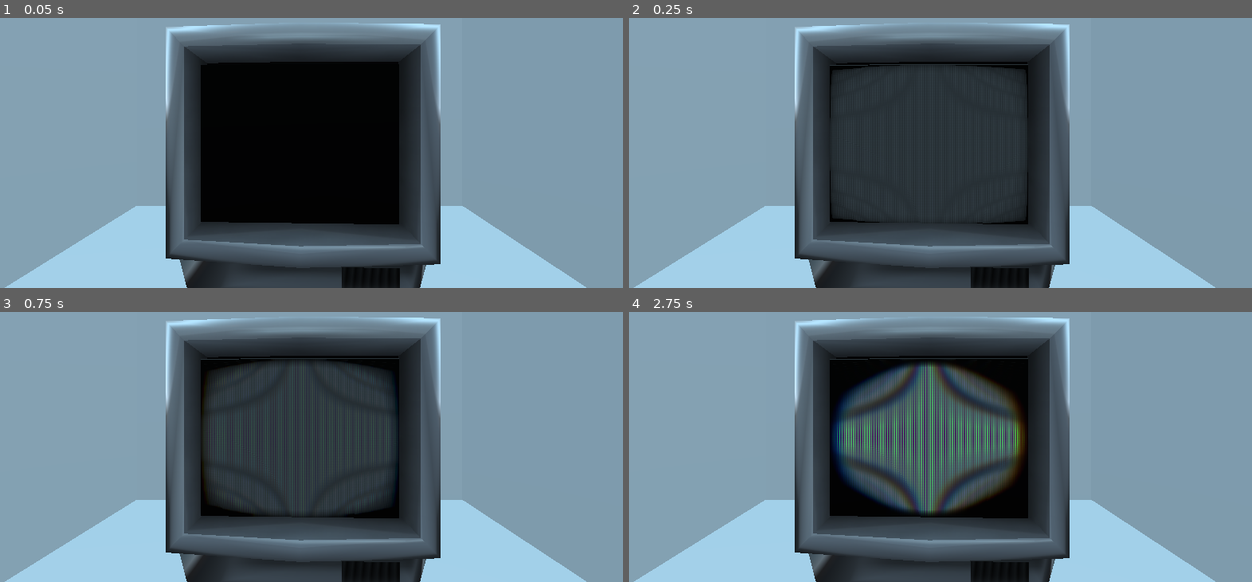
Above: before the commit, frames 1-4 (two rows, left to right).
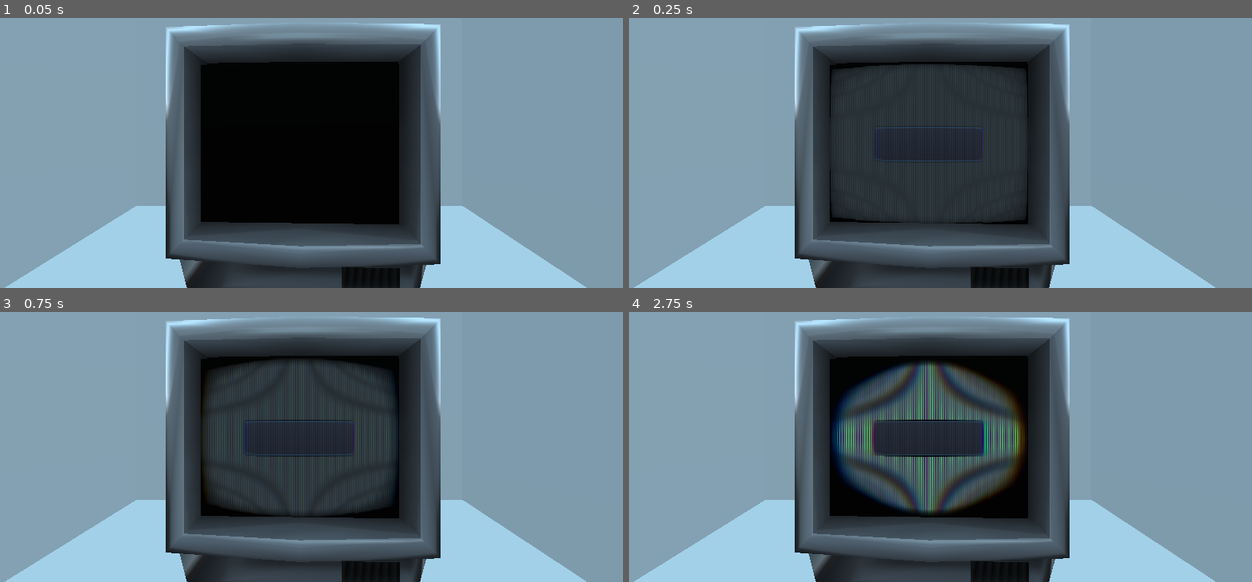
Above: after the commit, the same moments.

Repository: VPJPeltonen/Minijam64
Game: Godot game, scene res://Scenes/Room.tscn
Two runs of this game, one before a commit and one after it. Both use one fixed random seed, a clock stepped at 60 frames per second and the inputs below.
Inputs:
- Up to frame 1 (0.05 s): no input
- Up to frame 2 (0.25 s): no input
- Up to frame 3 (0.75 s): tap A (left) at 0.5 s; hold D (right) from 0.53 s (still down)
- Up to frame 4 (2.75 s): tap A (left) at 1.25 s; release D (right) at 1.28 s; hold A (left) 1.28-2.03 s; hold D (right) from 2.03 s (still down)

Frame 1 is identical in both runs. In frame 2, 0.3% of the frame differs, in the area x 32-65%, y 17-77%; in frame 3, 1.2%; in frame 4, 2.7%, in the area x 32-65%, y 17-75%.

Commit message:
timekeeping and adjustments to kart

Diff:
--- a/Fonts/temp_dynamicfont.tres
+++ b/Fonts/temp_dynamicfont.tres
@@ -3,7 +3,6 @@
 [ext_resource path="res://Fonts/Egyptaxt.ttf" type="DynamicFontData" id=1]
 
 [resource]
-size = 32
 outline_size = 2
 outline_color = Color( 0, 0, 0, 1 )
 font_data = ExtResource( 1 )
--- a/Scenes/VideoGame.tscn
+++ b/Scenes/VideoGame.tscn
@@ -153,8 +153,8 @@
 [node name="Player" type="Spatial" parent="."]
 transform = Transform( 0.0304512, 0, 0.999536, 0, 1, 0, -0.999536, 0, 0.0304512, -70.2505, -0.618116, 6.34651 )
 script = ExtResource( 5 )
-turn_speed = 1.0
-move_speed = 300.0
+turn_speed = 2.0
+move_speed = 750.0
 
 [node name="Cart" type="Spatial" parent="Player"]
 transform = Transform( 1, 0, 0, 0, 1, 0, 0, 0, 1, 0, 1.30351, -12.0787 )
@@ -162,7 +162,8 @@
 [node name="Cart" type="RigidBody" parent="Player/Cart" groups=[
 "Cart",
 ]]
-linear_damp = 1.0
+linear_damp = 2.0
+angular_damp = 1.0
 script = ExtResource( 1 )
 
 [node name="CollisionShape" type="CollisionShape" parent="Player/Cart/Cart"]
@@ -246,15 +247,15 @@
 }
 
 [node name="Title" type="Label" parent="VideoGameUI/UI/GameView/Lap"]
-margin_right = 80.0
-margin_bottom = 36.0
+margin_right = 113.0
+margin_bottom = 19.0
 custom_fonts/font = ExtResource( 8 )
 text = "LAP"
 
 [node name="Amount" type="Label" parent="VideoGameUI/UI/GameView/Lap"]
-margin_top = 40.0
-margin_right = 80.0
-margin_bottom = 76.0
+margin_top = 23.0
+margin_right = 113.0
+margin_bottom = 42.0
 custom_fonts/font = ExtResource( 8 )
 text = "1/3"
 
@@ -269,16 +270,16 @@
 }
 
 [node name="Title" type="Label" parent="VideoGameUI/UI/GameView/Time"]
-margin_right = 137.0
-margin_bottom = 36.0
+margin_right = 200.0
+margin_bottom = 19.0
 custom_fonts/font = ExtResource( 8 )
 text = "Time"
 align = 1
 
 [node name="Amount" type="Label" parent="VideoGameUI/UI/GameView/Time"]
-margin_top = 40.0
-margin_right = 137.0
-margin_bottom = 76.0
+margin_top = 23.0
+margin_right = 200.0
+margin_bottom = 42.0
 custom_fonts/font = ExtResource( 8 )
 text = "1:00:00"
 align = 1
@@ -294,25 +295,54 @@
 
 [node name="Title" type="Label" parent="VideoGameUI/UI/GameView/Position"]
 margin_right = 137.0
-margin_bottom = 36.0
+margin_bottom = 19.0
 custom_fonts/font = ExtResource( 8 )
 text = "Pos"
 align = 2
 
 [node name="Pos" type="Label" parent="VideoGameUI/UI/GameView/Position"]
-margin_top = 40.0
+margin_top = 23.0
 margin_right = 137.0
-margin_bottom = 76.0
+margin_bottom = 42.0
 custom_fonts/font = ExtResource( 8 )
 text = "1st"
 align = 2
 
+[node name="Start" type="Control" parent="VideoGameUI/UI"]
+anchor_right = 1.0
+anchor_bottom = 1.0
+__meta__ = {
+"_edit_use_anchors_": false
+}
+
+[node name="StartButton" type="Button" parent="VideoGameUI/UI/Start"]
+anchor_left = 0.5
+anchor_top = 0.5
+anchor_right = 0.5
+anchor_bottom = 0.5
+margin_left = -86.5
+margin_top = -21.5
+margin_right = 86.5
+margin_bottom = 21.5
+
+[node name="Label" type="Label" parent="VideoGameUI/UI/Start/StartButton"]
+anchor_left = 0.5
+anchor_top = 0.5
+anchor_right = 0.5
+anchor_bottom = 0.5
+margin_left = -88.0
+margin_top = -21.5
+margin_right = 88.0
+margin_bottom = 21.5
+custom_fonts/font = ExtResource( 8 )
+text = "Press A TO START"
+align = 1
+valign = 1
+
 [node name="Shader" type="TextureRect" parent="VideoGameUI"]
 material = SubResource( 11 )
 anchor_right = 1.0
 anchor_bottom = 1.0
-margin_top = 1.33484
-margin_bottom = 1.33484
 texture = ExtResource( 6 )
 expand = true
 __meta__ = {
@@ -322,3 +352,5 @@
 [connection signal="race_finished" from="Player" to="VideoGameUI/UI" method="_on_Player_race_finished"]
 [connection signal="body_entered" from="Player/Cart/Visual/Wheels" to="Player/Cart/Cart" method="_on_Wheels_body_entered"]
 [connection signal="body_exited" from="Player/Cart/Visual/Wheels" to="Player/Cart/Cart" method="_on_Wheels_body_exited"]
+[connection signal="pressed" from="VideoGameUI/UI/Start/StartButton" to="VideoGameUI/UI" method="_on_StartButton_pressed"]
+[connection signal="pressed" from="VideoGameUI/UI/Start/StartButton" to="Player" method="_on_StartButton_pressed"]
--- a/Scripts/Camera.gd
+++ b/Scripts/Camera.gd
@@ -6,5 +6,7 @@
 onready var cart = get_parent().get_node("Cart/Visual")
 
 func _process(delta):
+	if !GAME.race_on:
+		return
 	global_transform.origin = global_transform.origin.linear_interpolate(target.global_transform.origin, camera_speed*delta)#target.global_transform.origin
 	look_at(cart.global_transform.origin,Vector3.UP)
--- a/Scripts/Cart.gd
+++ b/Scripts/Cart.gd
@@ -10,6 +10,8 @@
 
 # Called every frame. 'delta' is the elapsed time since the previous frame.
 func _process(delta):
+	if !GAME.race_on:
+		return
 	var dir = global_transform.origin - target.global_transform.origin
 	if Input.is_action_pressed("accelerate"):
 		if on_road:
--- a/Scripts/CartVisual.gd
+++ b/Scripts/CartVisual.gd
@@ -3,6 +3,8 @@
 var turn_speed = 2.0
 
 func _process(delta):
+	if !GAME.race_on:
+		return
 	if Input.is_action_pressed("left"):
 		rotate_y(delta*turn_speed)
 	if Input.is_action_pressed("right"):
--- a/Scripts/Player.gd
+++ b/Scripts/Player.gd
@@ -33,3 +33,7 @@
 
 func finish_race():
 	emit_signal("race_finished")
+
+
+func _on_StartButton_pressed():
+	pass # Replace with function body.
--- a/Scripts/Singletons/GAME.gd
+++ b/Scripts/Singletons/GAME.gd
@@ -2,3 +2,6 @@
 
 var last_checkpoint = 8
 var Laps = 1
+var race_on = false
+
+var final_time = 0.0
--- a/Scripts/UI.gd
+++ b/Scripts/UI.gd
@@ -1,12 +1,38 @@
 extends Control
 
+var race_time = 0.0
+
 func _ready():
-	$GameView.show()
+	$GameView.hide()
 	$FinishScreen.hide()
+	$Start.show()
+	$Start/StartButton.grab_focus()
+
+func _process(delta):
+	if GAME.race_on:
+		race_time += delta
+		$GameView/Time/Amount.text = format_time(race_time)
+
+func format_time(elapsed):
+	#var elapsed = time_now - time_start
+	var minutes = elapsed / 60.0
+	var seconds = int(elapsed) % 60
+	var milliseconds = (elapsed - int(elapsed))*1000
+	var str_elapsed = "%02d : %02d : %03d" % [minutes, seconds, milliseconds]
+	return str_elapsed
 
 func _on_Player_lap_passed(lap):
 	$GameView/Lap/Amount.text = str(lap) + "/3"
 
 func _on_Player_race_finished():
+	GAME.final_time = race_time
 	$GameView.hide()
 	$FinishScreen.show()
+	$Start.hide()
+
+func _on_StartButton_pressed():
+	GAME.race_on = true
+	race_time = 0.0
+	$GameView.show()
+	$FinishScreen.hide()
+	$Start.hide()
Not shown, added: export_presets.cfg
